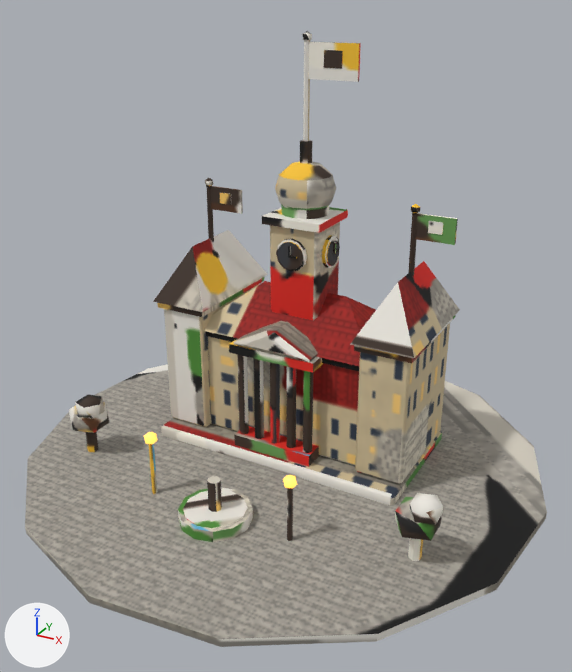
The glTF model game/assets/models/residence_dl5_red.glb as it was, and as the next commit left it.
Rendered twice from a 50 mm lens placed at (1.12, -2.02, 1.46), pointed at (0.05, -0.07, 0.48). Every picture has the same lights, and +X, +Y and +Z are marked at lower left. The first picture is the older version. Vertices at exactly the same position are counted once.

Objects in the first picture: 'residence_dl5_red'.
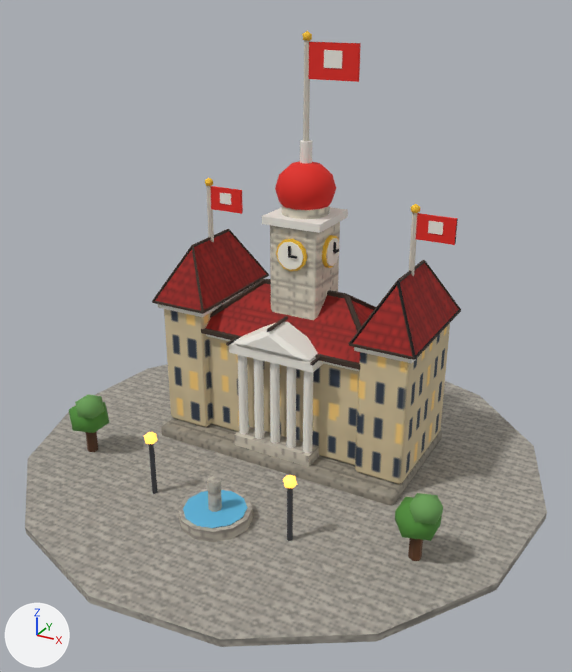
Boxes [x1, y1, x2, y2] around the edits, measured in the pictures (572 x 672 px):
part 1 of me_m, added: after [264, 279, 347, 299]
part 2 of me_m, added: after [201, 328, 361, 370]
part 3 of me_m, added: after [192, 229, 229, 247]
part 4 of me_m, added: after [152, 301, 203, 314]
part 5 of me_m, added: after [203, 274, 269, 314]
part 6 of me_m, added: after [397, 260, 425, 282]
part 7 of me_m, added: after [349, 343, 414, 360]
part 8 of me_m, added: after [414, 309, 461, 360]
part 9 of me_m, added: after [267, 316, 288, 332]
part 10 of me_m, added: after [310, 356, 321, 366]
part 11 of me_m, added: after [152, 229, 268, 318]
part 12 of me_m, added: after [345, 261, 461, 358]
part 13 of me_m, surface changed: [25, 31, 547, 647] in both

The edits, one by one:
me_m is used by ob_residence_dl5_red; location (0.0, 0.0, 0.0).
me_m had 974 vertices, 1688 faces and spanned x -0.86..0.86, y -0.85..0.85, z -0.01..1.35.
me_m now has 1214 vertices, 2048 faces and spans x -0.86..0.86, y -0.85..0.85, z -0.01..1.35.
me_m part 1: a new loose piece, a box spanning x -0.15..0.15, y 0.133..0.147, z 0.553..0.567, in mat_baked (picture img_bake).
me_m part 2: a new loose piece, a box spanning x -0.33..0.33, y -0.047..-0.033, z 0.413..0.427, in mat_baked (picture img_bake).
me_m part 3: a new loose piece, a box spanning x -0.3636..-0.3564, y 0.03..0.25, z 0.6764..0.6836, in mat_baked (picture img_bake).
me_m part 4: a new loose piece, a box spanning x -0.46..-0.26, y -0.0736..-0.0664, z 0.4964..0.5036, in mat_baked (picture img_bake).
me_m part 5: a new loose piece, a box spanning x -0.2636..-0.2564, y -0.07..0.35, z 0.4964..0.5036, in mat_baked (picture img_bake).
me_m part 6: a new loose piece, a box spanning x 0.3564..0.3636, y 0.03..0.25, z 0.6764..0.6836, in mat_baked (picture img_bake).
me_m part 7: a new loose piece, a box spanning x 0.26..0.46, y -0.0736..-0.0664, z 0.4964..0.5036, in mat_baked (picture img_bake).
me_m part 8: a new loose piece, a box spanning x 0.4564..0.4636, y -0.07..0.35, z 0.4964..0.5036, in mat_baked (picture img_bake).
me_m part 9: a new loose piece, a box spanning x -0.004..0.004, y -0.1..0.02, z 0.4976..0.5056, in mat_baked (picture img_bake).
me_m part 10: a new loose piece, a box spanning x 0.146..0.154, y -0.1..0.02, z 0.4184..0.4264, in mat_baked (picture img_bake).
me_m part 11: 48 vertices added at x -0.46..-0.14, y -0.07..0.35, z 0.41..0.68.
me_m part 12: 48 vertices added at x 0.14..0.46, y -0.07..0.35, z 0.41..0.68.
me_m part 13: 1674 kept faces spanning x -0.86..0.86, y -0.85..0.85, z -0.01..1.35 get new texture (UV) coordinates.
Other edits to the shape of me_m do not show in these pictures.
